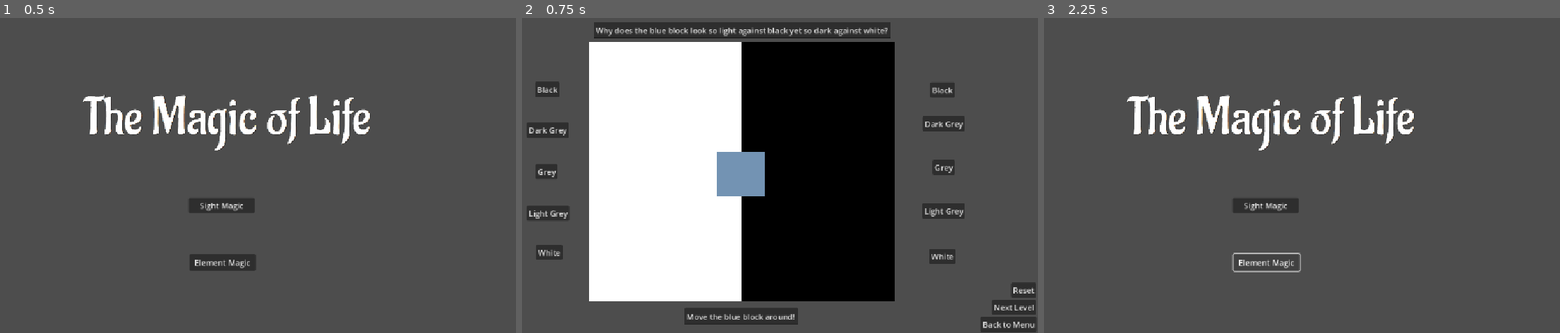
Above: before the commit, frames 1-3 (left to right).
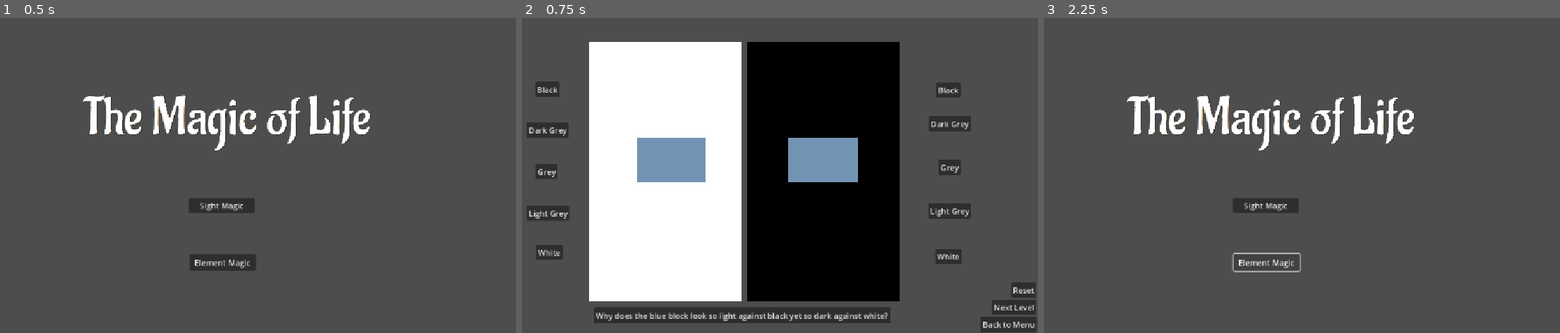
Above: after the commit, the same moments.

Repository: RoseKikiQ/The-Magic-of-Life
Game: Godot game, scene res://Menu.tscn
Two runs of this game, one before a commit and one after it. Both use one fixed random seed, a clock stepped at 60 frames per second and the inputs below.
Inputs:
- Up to frame 1 (0.5 s): no input
- Up to frame 2 (0.75 s): click "Sight Magic" at 0.5 s
- Up to frame 3 (2.25 s): click "Back to Menu" at 1.25 s; click "Element Magic" at 2 s

Frame 1 is identical in both runs. In frame 2, 12% of the frame differs, in the area x 13-88%, y 1-98%; in frame 3, nothing differs.

Commit message:
sightmagic

Diff:
--- a/the-magic-of-life/Sight_magic_1.tscn
+++ b/the-magic-of-life/Sight_magic_1.tscn
@@ -6,7 +6,6 @@
 [ext_resource type="Shader" uid="uid://bfe146ijt7v3o" path="res://Sight_magic_1b.gdshader" id="4_i43q0"]
 [ext_resource type="Texture2D" uid="uid://bsis6kvgmwt8k" path="res://Screenshot 2025-10-07 212644.png" id="5_38a4i"]
 [ext_resource type="Script" uid="uid://dsup5j28q3c7r" path="res://white.gd" id="5_tjbl3"]
-[ext_resource type="Script" uid="uid://barjjdsq0ci66" path="res://character_body_2d.gd" id="5_ws7ka"]
 [ext_resource type="Script" uid="uid://drj8yhf1egedc" path="res://grey.gd" id="6_kf81j"]
 [ext_resource type="Script" uid="uid://b0vpo1jy541uk" path="res://black.gd" id="6_tjbl3"]
 [ext_resource type="Script" uid="uid://bqcnea824dskb" path="res://dark_grey.gd" id="7_0qk2s"]
@@ -111,9 +110,9 @@
 
 [node name="Half_Black" type="TextureRect" parent="."]
 material = SubResource("ShaderMaterial_515kd")
-offset_left = 547.0
+offset_left = 559.0
 offset_top = 53.0
-offset_right = 859.0
+offset_right = 871.0
 offset_bottom = 583.0
 texture = SubResource("GradientTexture1D_w2qqe")
 
@@ -163,11 +162,10 @@
 script = ExtResource("14_uvv7w")
 
 [node name="CharacterBody2D" type="CharacterBody2D" parent="."]
-script = ExtResource("5_ws7ka")
 
 [node name="Screenshot20251007212644" type="Sprite2D" parent="CharacterBody2D"]
-position = Vector2(546, 323)
-scale = Vector2(0.8899084, 0.8490566)
+position = Vector2(403.875, 294)
+scale = Vector2(1.3050463, 0.8490566)
 texture = ExtResource("5_38a4i")
 
 [node name="Next_level" type="Button" parent="."]
@@ -180,17 +178,17 @@
 
 [node name="TextEdit" type="TextEdit" parent="."]
 offset_left = 246.0
-offset_top = 12.0
+offset_top = 595.0
 offset_right = 852.0
-offset_bottom = 46.0
+offset_bottom = 629.0
 text = "Why does the blue block look so light against black yet so dark against white?"
 
-[node name="TextEdit2" type="TextEdit" parent="."]
-offset_left = 431.0
-offset_top = 597.0
-offset_right = 663.0
-offset_bottom = 633.0
-text = "Move the blue block around!"
+[node name="CharacterBody2D2" type="CharacterBody2D" parent="."]
+
+[node name="Screenshot20251007212644" type="Sprite2D" parent="CharacterBody2D2"]
+position = Vector2(714, 294)
+scale = Vector2(1.3188077, 0.8490566)
+texture = ExtResource("5_38a4i")
 
 [connection signal="pressed" from="Back to Menu" to="Back to Menu" method="_on_pressed"]
 [connection signal="pressed" from="Reset" to="Reset" method="_on_pressed"]
Not shown: 1 places in the-magic-of-life/Sight_magic_1.tscn that only renumber resources
